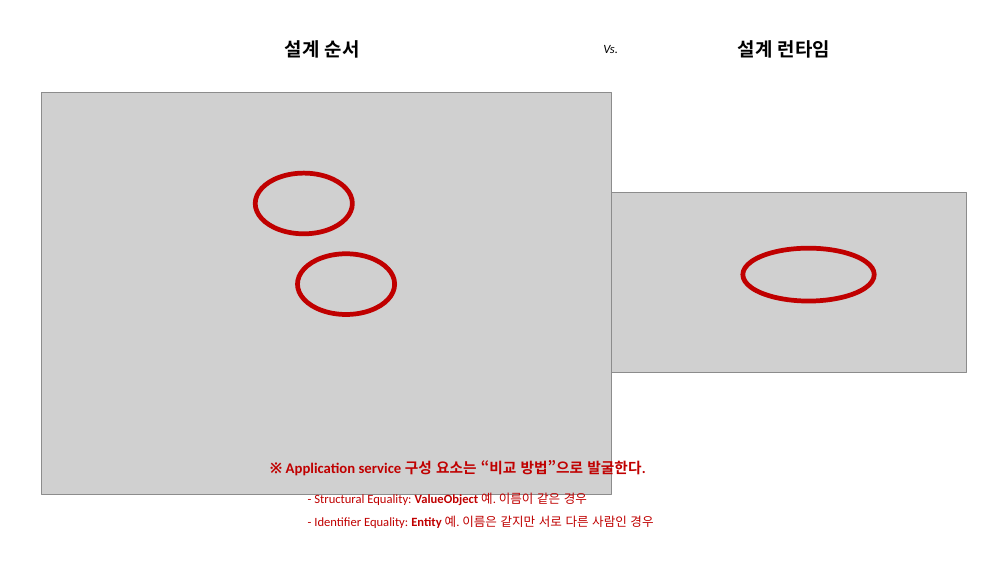
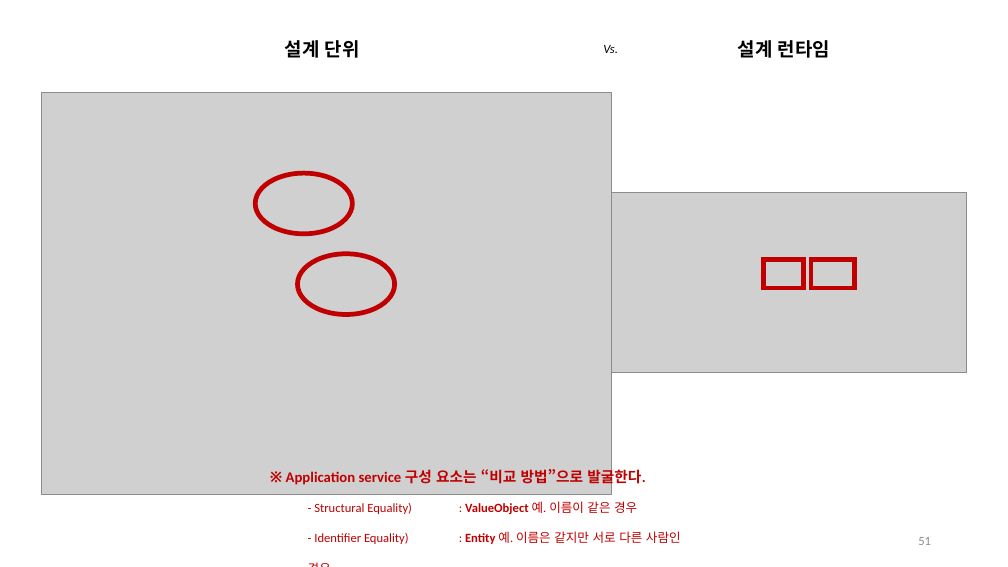
Before and after one commit to hhko/ArchDdd, a slide deck: slide 51 of README.pptx (slide 49 before the commit). Drawn at 1008x567 pixels with LibreOffice and Linux fonts; fonts in the diff are those of the drawing; grey boxes stand for pictures. Boxes give left, top, right and bottom in pixels: in the first picture for what was removed or moved away, otherwise in the second. Text is boxed around its words. In the diff, an @@ line names an element or a change of style, - is before the commit and + after.

```diff
--- a/README.pptx
+++ b/README.pptx
@@ text at [285,40,360,58]: text changed @@
-설계 순서
+설계 단위
@@ ellipse removed at [743,248,875,301] @@
@@ rectangle added at [764,259,804,288], outline #C00000 4.5 pt @@
@@ rectangle added at [811,259,855,288], outline #C00000 4.5 pt @@
@@ text at [286,467,645,486]: line spacing 1.5 to 2 @@
@@ text at [314,501,681,544]: text changed @@
-  - Structural Equality: ValueObject 예. 이름이 같은 경우
-  - Identifier Equality: Entity 예. 이름은 같지만 서로 다른 사람인 경우
+  - Structural Equality) : ValueObject 예. 이름이 같은 경우
+  - Identifier Equality) : Entity 예. 이름은 같지만 서로 다른 사람인 경우
@@ page number added at [918,537,931,545], 12 pt, text #8C8C8C @@
+51
```
Also in this commit, not shown: 55 other slides changed, 3 slides added, 1 slide removed, 3 other files.
